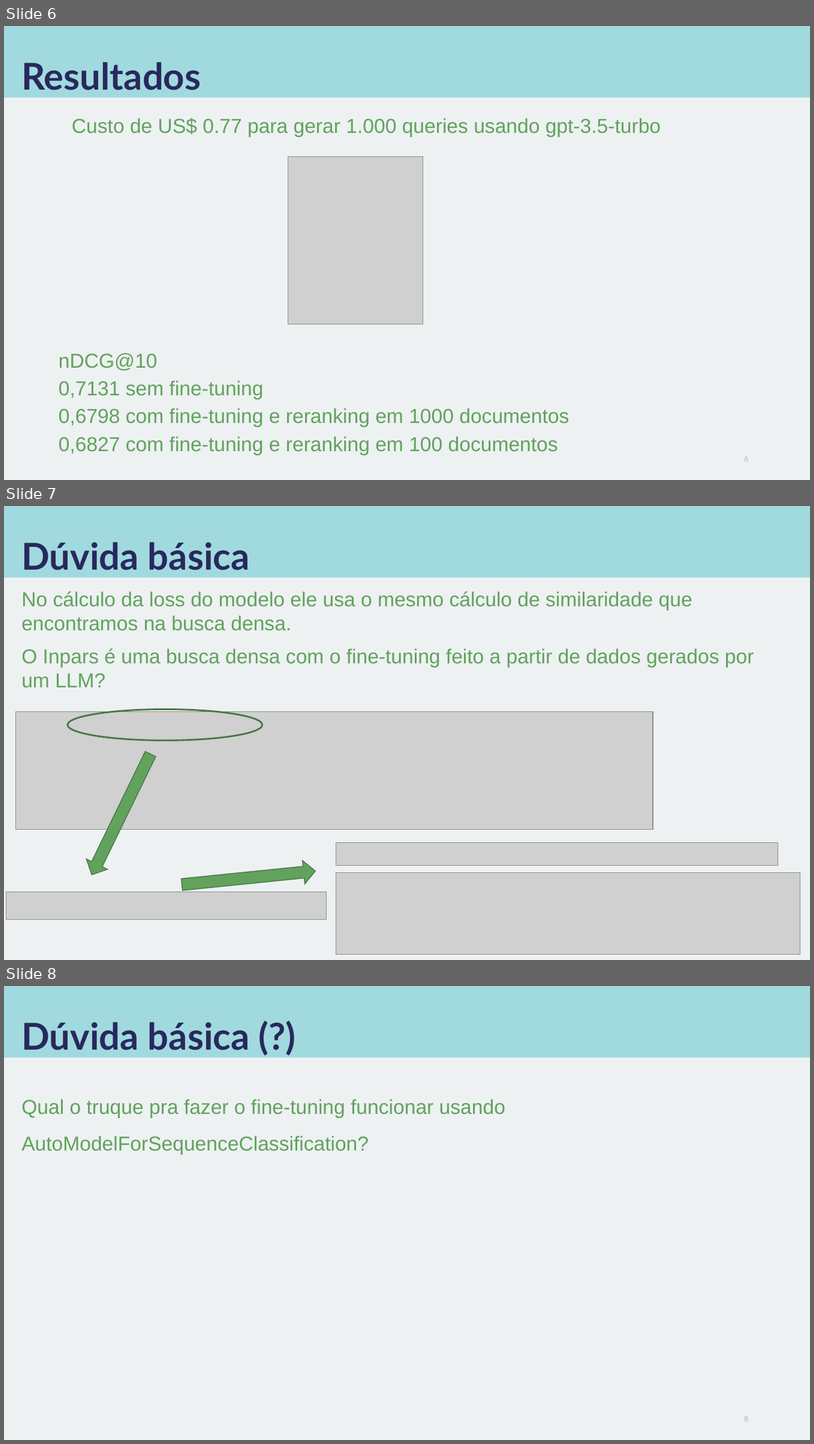
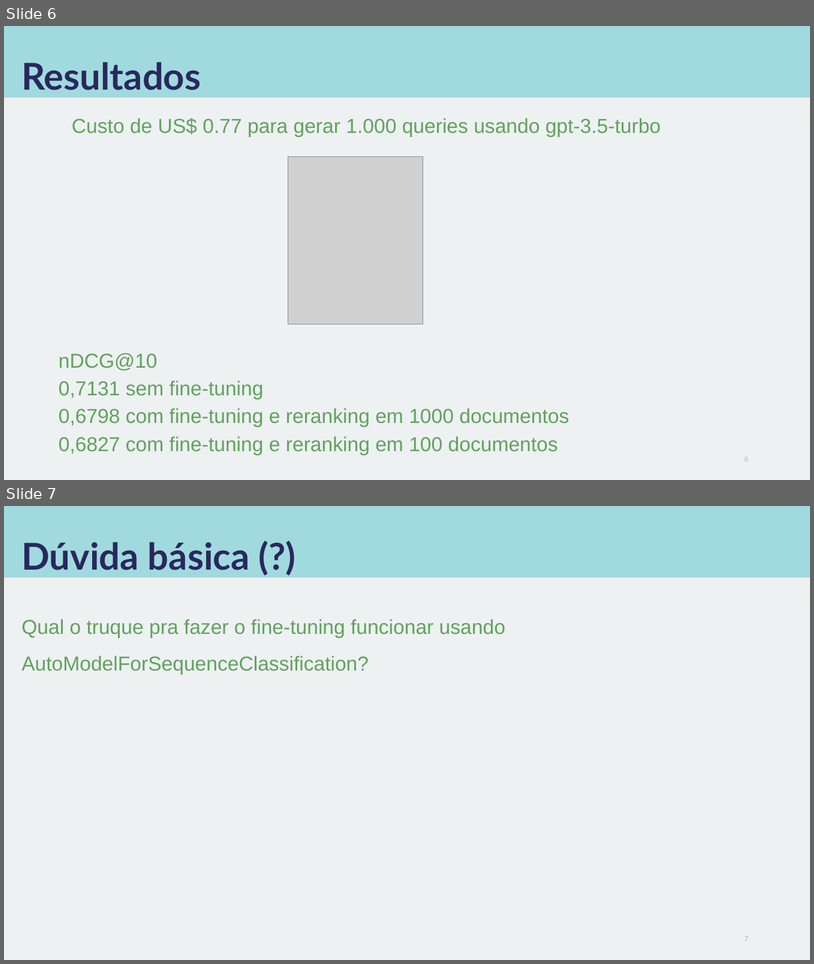
Before and after one commit to carisio/IA368-DD_deep_learning_busca, a slide deck: 8 - inpars/notebook/apresentacao_inpars.pptx. Shown one above the other, each under a label of ours: slides 6, 7 and 8 before the commit, slides 6 and 7 after it. The pictures are 814x1444 and 814x964 pixels, drawn with LibreOffice and Linux fonts; fonts in the diff are those of the drawing; grey boxes stand for pictures. Boxes give left, top, right and bottom in pixels: in the first picture for what was removed or moved away, otherwise in the second. Text is boxed around its words. In the diff, an @@ line names an element or a change of style, - is before the commit and + after.

Commit message:
Altera apresentação inpars

```diff
--- a/8 - inpars/notebook/apresentacao_inpars.pptx
+++ b/8 - inpars/notebook/apresentacao_inpars.pptx
@@ slide 7 removed at bbox=[4, 506, 810, 960], background #EDF1F2; not listed: 1 template element that a slide beside it also shows @@
@@ title removed at bbox=[21, 542, 250, 570] @@
-Dúvida básica
@@ text removed at bbox=[21, 591, 755, 688] @@
-No cálculo da loss do modelo ele usa o mesmo cálculo de similaridade que encontramos na busca densa.
-O Inpars é uma busca densa com o fine-tuning feito a partir de dados gerados por um LLM?
@@ picture removed at bbox=[15, 712, 653, 829] @@
@@ ellipse removed at bbox=[68, 709, 263, 740] @@
@@ right arrow removed at bbox=[81, 748, 161, 880] @@
@@ picture removed at bbox=[337, 843, 779, 865] @@
@@ right arrow removed at bbox=[181, 859, 317, 896] @@
@@ picture removed at bbox=[337, 873, 801, 954] @@
@@ picture removed at bbox=[6, 891, 326, 919] @@
@@ what was slide 8 is now slide 7 @@
@@ page number at bbox=[744, 936, 749, 941]: text changed @@
-8
+7
```
Also in this commit, not shown: 1 other file.
